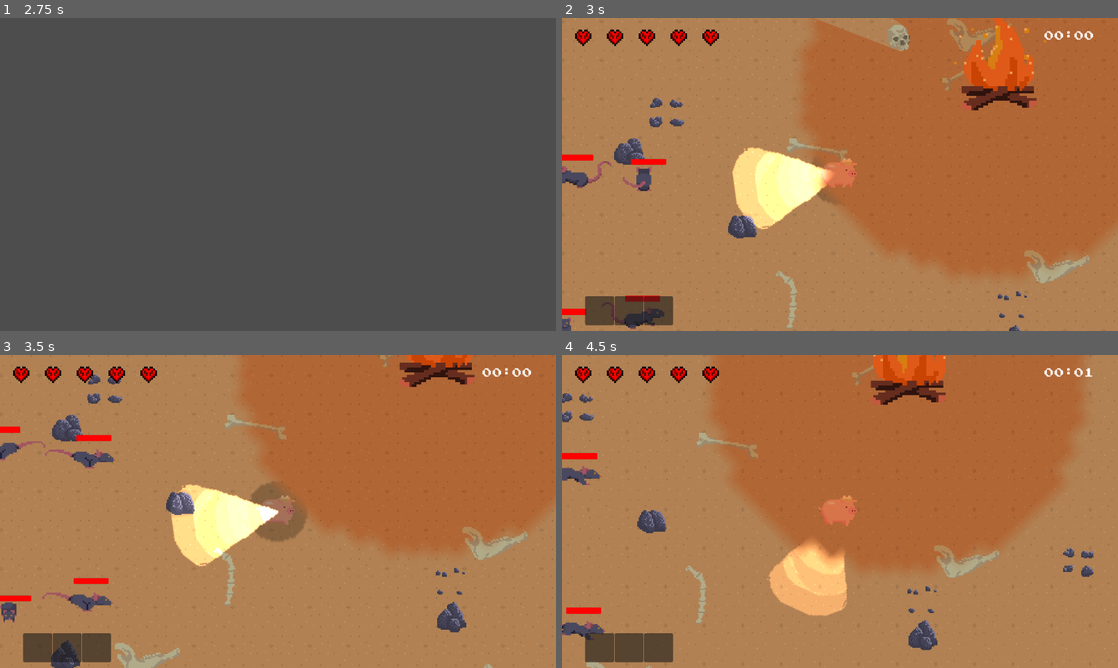
Above: before the commit, frames 1-4 (two rows, left to right).
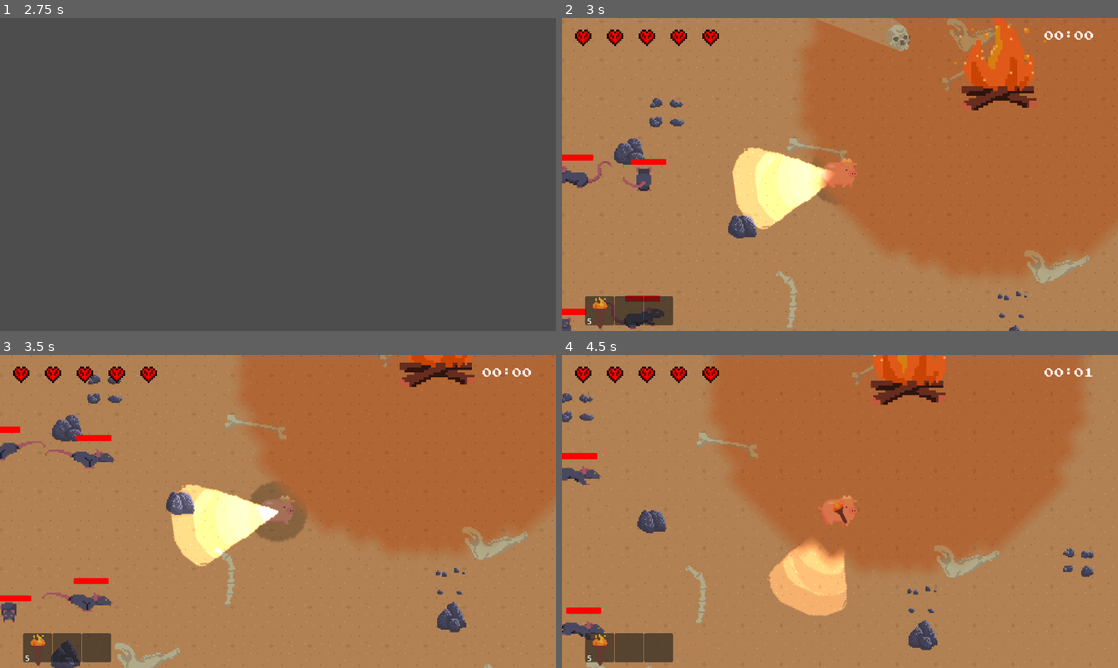
Above: after the commit, the same moments.

Repository: JasonLee4/MaizeRunnerGame
Game: Godot game, scene res://scenes/menus/main_menu.tscn
Two runs of this game, one before a commit and one after it. Both use one fixed random seed, a clock stepped at 60 frames per second and the inputs below.
Inputs (mouse positions are in pixels of both pictures, inside the frame that each line leads up to):
- Up to frame 1 (2.75 s): click "Start" at 0.5 s; click "Main Level" at 1.25 s; tap Enter at 2 s; move the mouse to (400, 158) at 2.02 s; hold D (right) from 2.03 s (still down); hold F (advance_dialogue) from 2.03 s (still down)
- Up to frame 2 (3 s): tap Space (dash) at 2.75, 2.85 s; move the mouse to (728, 190) at 2.77 s; release D (right) at 2.78 s; release F (advance_dialogue) at 2.78 s; hold S (down) from 2.78 s (still down)
- Up to frame 3 (3.5 s): keep holding S (down)
- Up to frame 4 (4.5 s): move the mouse to (895, 442) at 3.52 s; release S (down) at 3.53 s; hold D (right) 3.53-4.28 s; hold Right mouse button (punch) 3.53-4.28 s; move the mouse to (812, 574) at 4.27 s; hold W (up) from 4.28 s (still down); tap Mouse wheel down (scroll_down) at 4.35 s

Frame 1 is identical in both runs. In frame 2, less than 0.1% of the frame differs, in the area x 4-9%, y 89-100%; in frame 3, less than 0.1%; in frame 4, 0.2%, in the area x 4-52%, y 46-100%.

Commit message:
add five torches to inventory on spwan

Diff:
--- a/globals/globals.gd
+++ b/globals/globals.gd
@@ -30,6 +30,14 @@
 		#value.slots.fill(Inventory_Slot.new())
 		for sl in inv_size:
 			value.slots.append(Inventory_Slot.new())
+
+			###GIVING PLAYER 5 TORCHES INITIALLY
+			if sl == 0:
+				for i in range(0,5):
+					var temp_torch : Inv_Item  = preload("res://scenes/items/inventory/inv_items/Torch.tres")
+					value.insert(temp_torch)
+			###GIVING PLAYER 5 TORCHES INITIALLY
+
 		print(value)
 		inv = value
 
